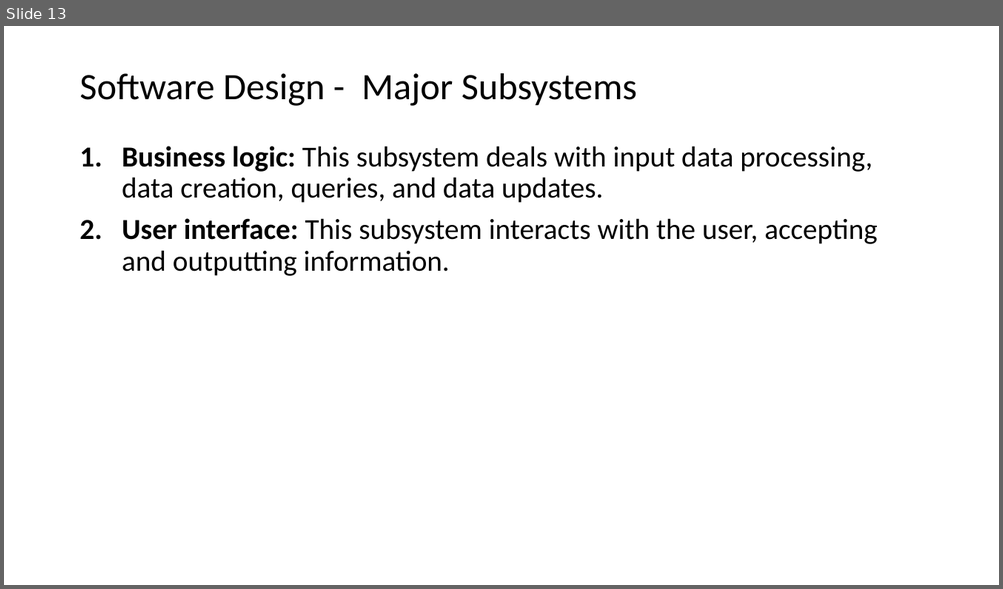
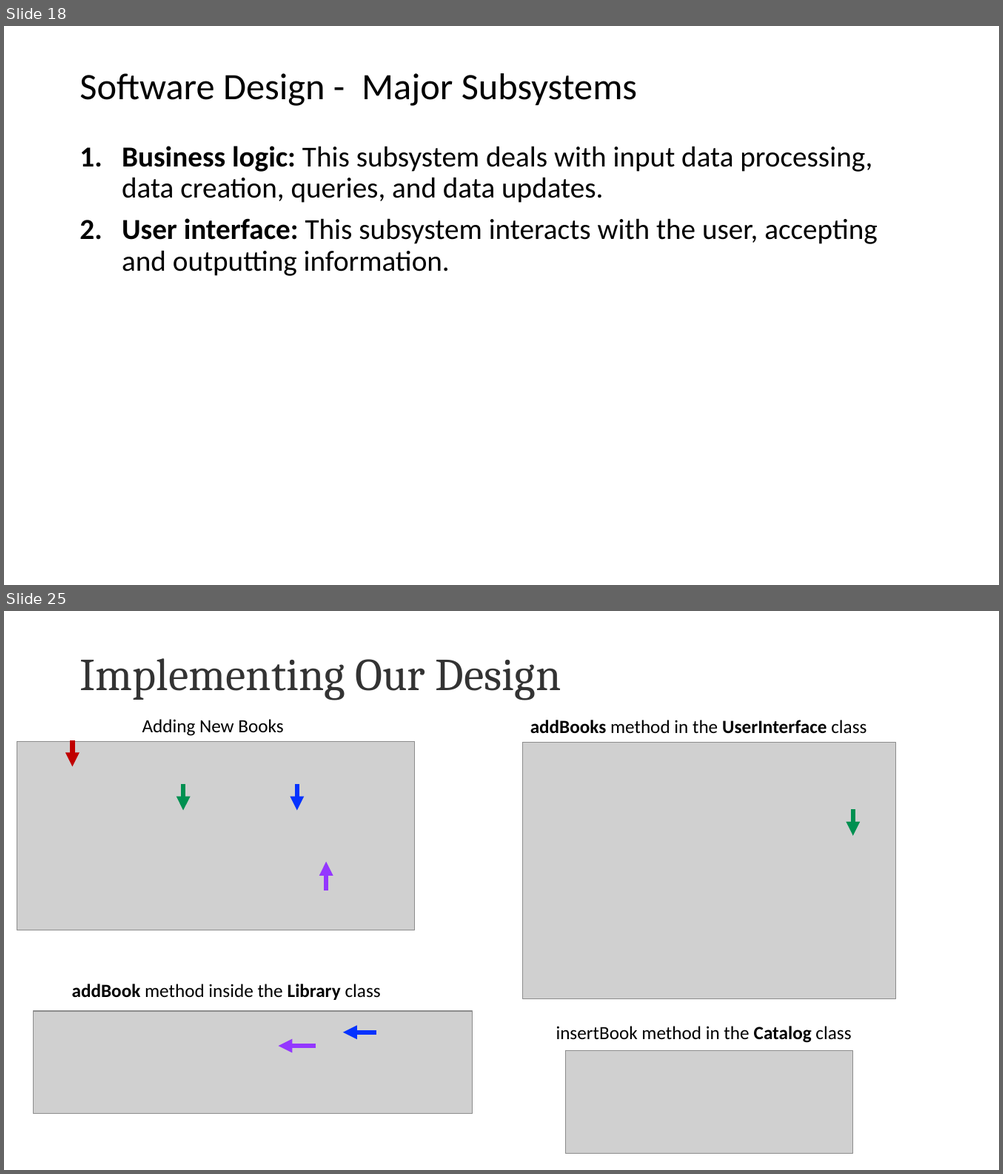
Before and after one commit to johnxu21/johnxu21.github.io, a slide deck: teaching/CS472/Timetable/OOD-V2.pptx. Shown one above the other, each under a label of ours: slide 13 before the commit, slides 18 and 25 after it; the slides between them are not shown. The pictures are 1003x589 and 1003x1174 pixels, drawn with LibreOffice and Linux fonts; fonts in the diff are those of the drawing; grey boxes stand for pictures. Boxes give left, top, right and bottom in pixels: in the first picture for what was removed or moved away, otherwise in the second. Text is boxed around its words. In the diff, an @@ line names an element or a change of style, - is before the commit and + after.

```diff
--- a/teaching/CS472/Timetable/OOD-V2.pptx
+++ b/teaching/CS472/Timetable/OOD-V2.pptx
@@ slide 25 added at (x1=4, y1=611, x2=999, y2=1170), background #FFFFFF @@
@@ title added at (x1=79, y1=658, x2=560, y2=700), 44 pt, text #333333 @@
+Implementing Our Design
@@ text added at (x1=142, y1=719, x2=283, y2=736), 18 pt, text #000000 @@
+Adding New Books
@@ text added at (x1=530, y1=720, x2=866, y2=734), 18 pt, text #000000, bold @@
+addBooks method in the UserInterface class
@@ picture added at (x1=17, y1=741, x2=415, y2=931) @@
@@ arrow added from (73, 740) to (73, 767), #C00000 4.5 pt @@
@@ picture added at (x1=523, y1=742, x2=896, y2=999) @@
@@ arrow added from (183, 784) to (183, 810), #009051 4.5 pt @@
@@ arrow added from (297, 784) to (297, 810), #0432FF 4.5 pt @@
@@ arrow added from (853, 809) to (853, 835), #009051 4.5 pt @@
@@ arrow added from (327, 891) to (327, 862), #9437FF 4.5 pt @@
@@ text added at (x1=72, y1=984, x2=381, y2=1000), 18 pt, text #000000 @@
+addBook method inside the Library class
@@ picture added at (x1=33, y1=1011, x2=472, y2=1115) @@
@@ text added at (x1=556, y1=1026, x2=851, y2=1043), 18 pt, text #000000 @@
+insertBook method in the Catalog class
@@ arrow added from (316, 1046) to (279, 1046), #9437FF 4.5 pt @@
@@ arrow added from (376, 1033) to (343, 1033), #0432FF 4.5 pt @@
@@ picture added at (x1=566, y1=1051, x2=853, y2=1154) @@
@@ what was slide 13 is now slide 18 @@
```
Also in this commit, not shown: 7 slides changed, 7 other slides added, 1 slide removed, 2 other files.
